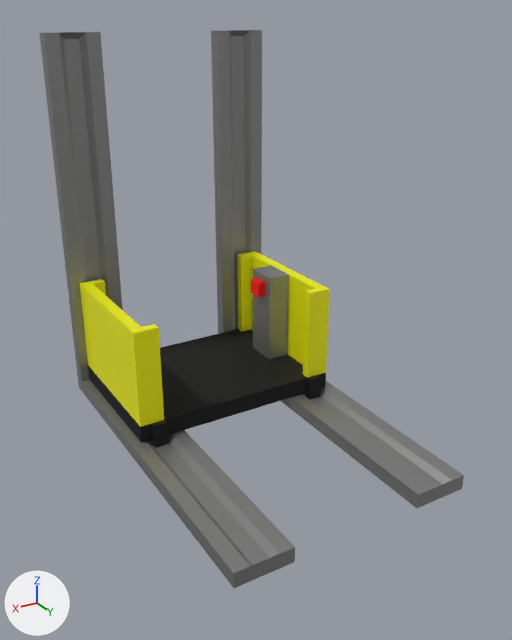
Two versions of the glTF model Sauce/Models/Platform.glb, one commit apart.
The view is the same before and after, from a 50 mm lens placed at (3.46, 6.79, 4.16), pointed at (0.06, 1.13, 1.34). Lighting does not change. The marker at lower left points along +X, +Y and +Z. Where no turn or scale is listed for an object, it has been applied to the vertices. Vertices at the same position are counted once.

Names of what the first picture shows: 'Platform.Body', 'Platform.Control', 'Platform.Track.Hori', 'Platform.Track.Vert'.
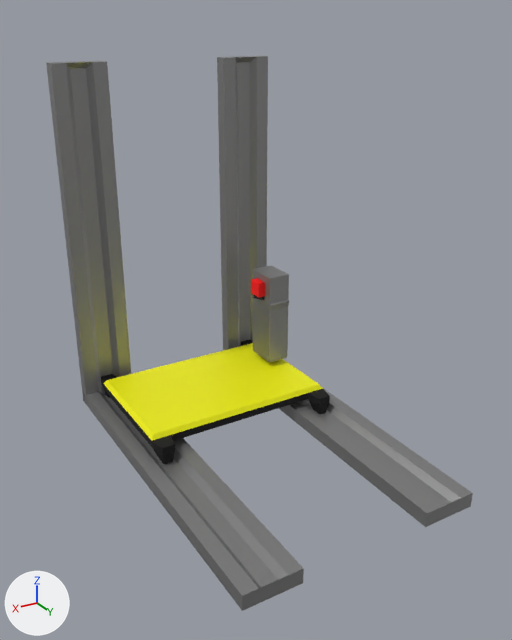
Where the newer file only moved an object's origin or applied its transform, the numbers keep the older frame.

The edits, one by one:
Material 'Platform.Control.Button.Broken' (mat_platform_control_button_broken) is new.
Its base color is (0.0, 0.0, 0.0) (black #000000).
me_cube_002 has 40 vertices, 72 faces and spans x -1.3..1.3, y -0.07..0.09, z -2.0..2.0.
me_cube_002 is used by ob_platform_track_vert; location (0.0, -1.09, 2.0).
me_cube_002 part 2: the whole mesh is moved by (0.0, 0.13, -0.29).
me_cube_003 has 40 vertices, 72 faces and spans x -1.3..1.3, y -2.0..2.0, z -0.07..0.09.
me_cube_003 is used by ob_platform_track_hori; location (0.0, 0.84, -0.09).
me_cube_003 part 1: the whole mesh is moved by (0.0, 0.13, -0.13).
Mesh me_cube_029 is new.
It has 74 vertices, 136 faces and spans x -1.11..1.11, y -0.93..0.93, z -0.19..0.09.
Faces by material slot: [96, 40].
It uses material mat_platform_body (black #202020).
It uses material mat_platform_body_sides (yellow #ffff00).
Mesh me_cube_026 is new.
It has 32 vertices, 56 faces and spans x -0.141..0.183, y -0.214..0.231, z -0.503..0.524.
Faces by material slot: [44, 12].
It uses material mat_platform_track (grey #9c9c9c).
It uses material mat_platform_control_button_broken (black #000000).
Object 'Platform.Body' (ob_platform_body) is deleted.
Object 'Platform.BodyV2' (ob_platform_bodyv2) is new; it shows me_cube_029.
Its location is (0.0, 0.0, 0.0).
Object 'Platform.Control.Broken' (ob_platform_control_broken) is new; it shows me_cube_026.
Its location is (-0.93, -0.2, 0.66).

Changed parts and their boxes [x1, y1, x2, y2] in the pictures (512 x 640 px):
'Platform.Track.Vert', mesh moved
    before: [39, 30, 262, 381]
    after: [46, 56, 268, 404]
'Platform.Track.Hori', mesh moved
    before: [78, 377, 464, 588]
    after: [82, 388, 473, 611]
'Platform.Body', deleted
    before: [80, 251, 330, 448]
    faces in mat_platform_body_sides (yellow #ffff00): [80, 251, 330, 427]
    faces in mat_platform_body (black #202020): [88, 327, 326, 448]
'Platform.BodyV2', added (yellow)
    after: [101, 340, 330, 464]
    faces in mat_platform_body_sides (yellow #ffff00): [103, 343, 323, 441]
    faces in mat_platform_body (black #202020): [101, 340, 330, 464]
'Platform.Control.Broken', added
    after: [252, 295, 289, 362]
    faces in mat_platform_track (grey #9c9c9c): [252, 300, 289, 362]
